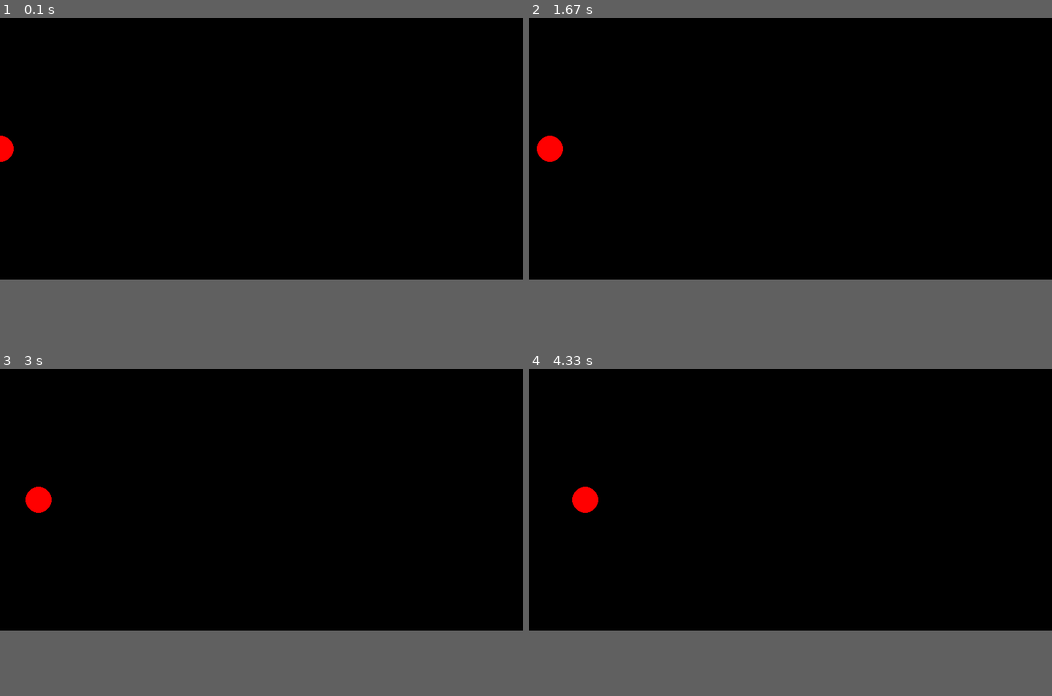
Above: before the commit, frames 1-4 (two rows, left to right).
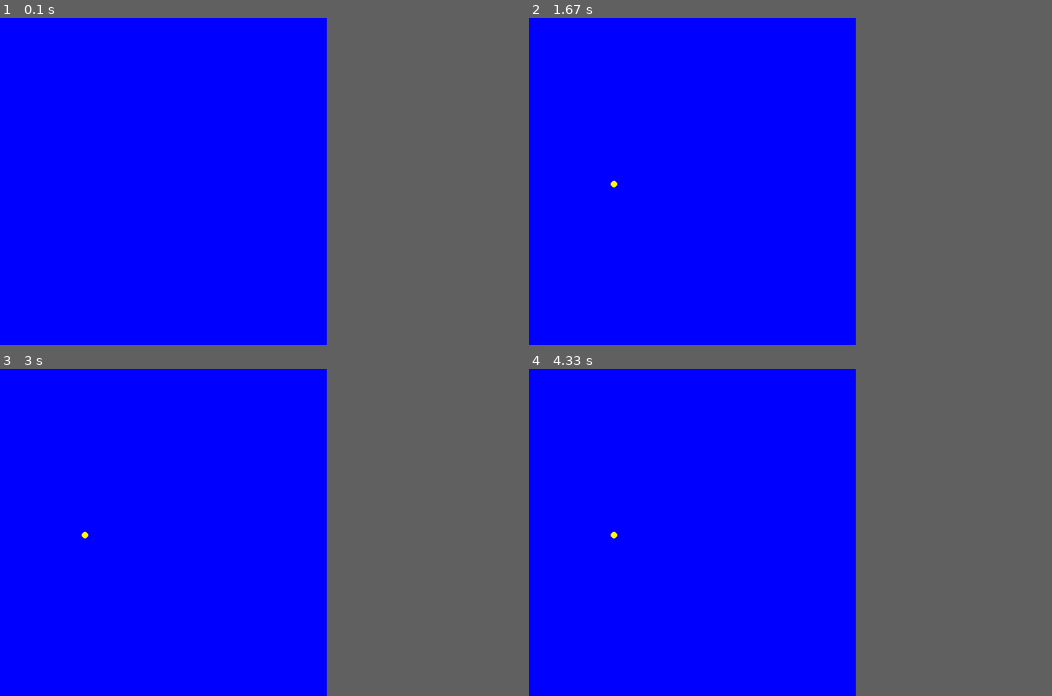
Above: after the commit, the same moments.

Repository: GreatLAN4/Yandex_lyceum_assignments
Game: pygame game, started from Основы промышленного программирования/PyGame 2. Игровой цикл. События/Жёлтый круг.py
The game is run twice, just before and just after one commit, with the same random seed, the same clock (stepped at 60 frames per second) and the same inputs.
Inputs (mouse positions are in pixels of both pictures, inside the frame that each line leads up to):
- Up to frame 1 (0.1 s): no input
- Up to frame 2 (1.67 s): press the mouse at (612, 184) at 0.37 s; move the mouse to (670, 217) at 0.47 s; release the mouse at (722, 253) at 0.6 s; press the mouse at (612, 184) at 0.7 s; move the mouse to (670, 197) at 0.8 s; release the mouse at (727, 210) at 0.93 s; press the mouse at (612, 184) at 1.03 s; move the mouse to (644, 224) at 1.13 s; release the mouse at (675, 266) at 1.27 s; press the mouse at (612, 184) at 1.37 s; move the mouse to (696, 207) at 1.47 s; release the mouse at (774, 233) at 1.6 s
- Up to frame 3 (3 s): press the mouse at (83, 535) at 1.7 s; move the mouse to (183, 575) at 1.8 s; release the mouse at (277, 617) at 1.93 s; press the mouse at (83, 535) at 2.03 s; move the mouse to (156, 506) at 2.13 s; release the mouse at (230, 473) at 2.27 s; press the mouse at (83, 535) at 2.37 s; move the mouse to (162, 493) at 2.47 s; release the mouse at (235, 450) at 2.6 s; press the mouse at (83, 535) at 2.7 s; move the mouse to (88, 506) at 2.8 s; release the mouse at (94, 473) at 2.93 s
- Up to frame 4 (4.33 s): press the mouse at (612, 535) at 3.03 s; move the mouse to (602, 594) at 3.13 s; release the mouse at (591, 653) at 3.27 s; press the mouse at (612, 535) at 3.37 s; move the mouse to (623, 545) at 3.47 s; release the mouse at (628, 558) at 3.6 s; press the mouse at (612, 535) at 3.7 s; move the mouse to (701, 571) at 3.8 s; release the mouse at (795, 610) at 3.93 s; press the mouse at (612, 535) at 4.03 s; move the mouse to (644, 483) at 4.13 s; release the mouse at (675, 434) at 4.27 s
In our replay, the window is 800x400 before the commit and 500x500 after it. These sizes can differ from the game's own. Grey fills any space a smaller window leaves; there, only what the larger window draws over its background counts as a difference.

The runs differ from the first frame. In frame 1, 50% of the frame differs, in the area x 0-63%, y 0-80%; in frame 2, 50%; in frame 3, 50%; in frame 4, 50%.

Commit message:
PyGame It took some time to solve 1st task from 2nd lesson 2 forgot to paste changing from draft file

Diff:
--- a/Основы промышленного программирования/PyGame 2. Игровой цикл. События/Жёлтый круг.py
+++ b/Основы промышленного программирования/PyGame 2. Игровой цикл. События/Жёлтый круг.py
@@ -1,25 +1,43 @@
 import pygame
+
+
+def draw(screen, flag, x=0, y=0, ):
+    if flag:
+        pygame.draw.circle(screen, "yellow", (x, y), radius)
+    else:
+        pass
+
 
 if __name__ == '__main__':
     pygame.init()
     pygame.display.set_caption('Движущийся круг 2')
-    size = width, height = 800, 400
+    size = width, height = 500, 500
     screen = pygame.display.set_mode(size)
 
-    running = True
-    x_pos = 0
-    v = 20  # пикселей в секунду
-    fps = 60
+    running, expand = True, False
+    radius, x, y = 0, 0, 0
+    v = 20
+    fps = 120
+    screen.fill("blue")
+
     clock = pygame.time.Clock()
     while running:
-        screen.fill((0, 0, 0))
         for event in pygame.event.get():
             if event.type == pygame.QUIT:
                 running = False
-        pygame.draw.circle(screen, (255, 0, 0), (int(x_pos), 200), 20)
+            if event.type == pygame.MOUSEMOTION:
+                mouse_x, mouse_y = event.pos
+
+            if event.type == pygame.MOUSEBUTTONDOWN:
+                screen.fill("blue")
+                x, y = mouse_x, mouse_y
+                radius = 0
+                expand = True
+
+        draw(screen, expand, x, y)
 
         pygame.display.flip()
-        x_pos += v / fps
+        radius += v / fps
         clock.tick(fps)
 
     pygame.quit()
